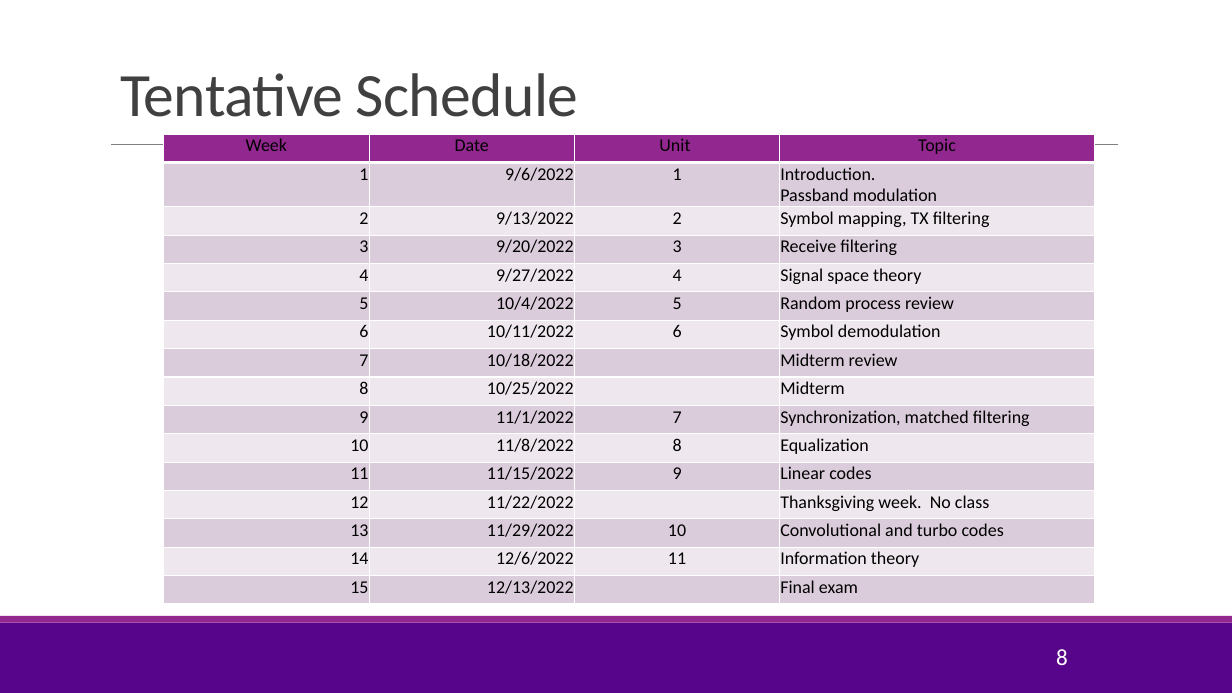
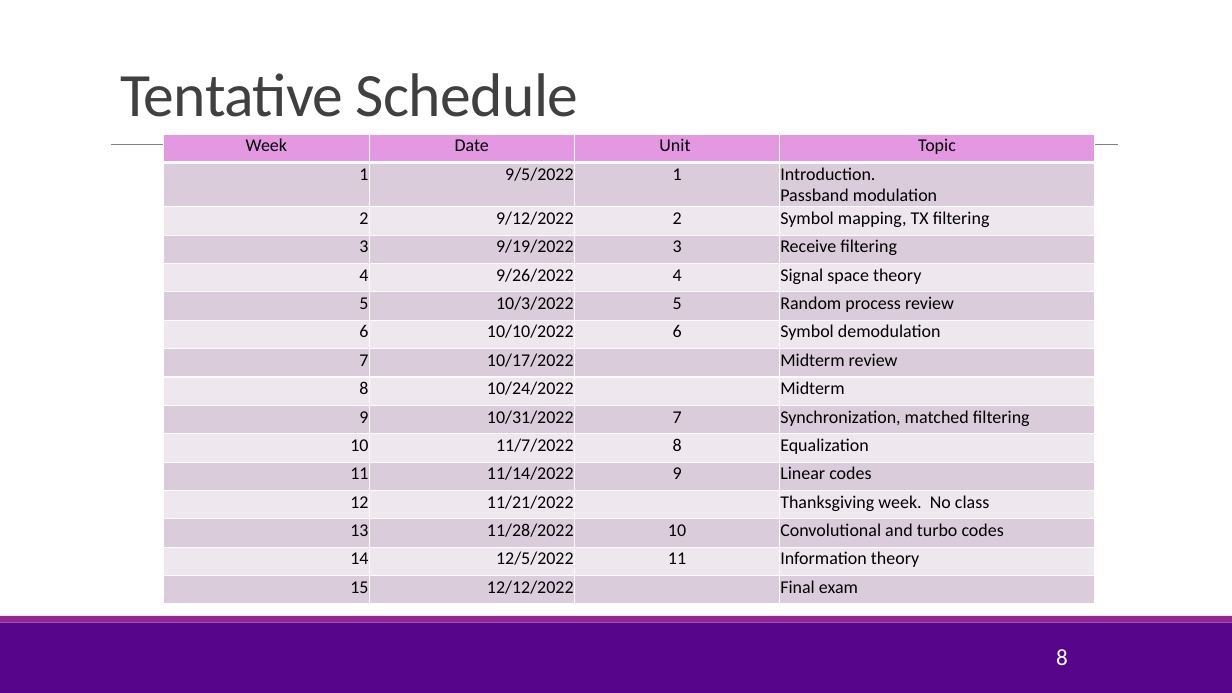
Before and after one commit to sdrangan/digitalcomm, a slide deck: slide 8 of Lectures/CourseAdmin.pptx. Drawn at 1232x693 pixels with LibreOffice and Linux fonts; fonts in the diff are those of the drawing; background and template pictures are left out. Boxes give left, top, right and bottom in pixels: in the first picture for what was removed or moved away, otherwise in the second. Text is boxed around its words. In the diff, an @@ line names an element or a change of style, - is before the commit and + after.

```diff
--- a/Lectures/CourseAdmin.pptx
+++ b/Lectures/CourseAdmin.pptx
@@ table at <box>164,134,1094,604</box> @@
-row 2, column 2: 9/6/2022
+row 2, column 2: 9/5/2022
-row 3, column 2: 9/13/2022
+row 3, column 2: 9/12/2022
-row 4, column 2: 9/20/2022
+row 4, column 2: 9/19/2022
-row 5, column 2: 9/27/2022
+row 5, column 2: 9/26/2022
-row 6, column 2: 10/4/2022
+row 6, column 2: 10/3/2022
-row 7, column 2: 10/11/2022
+row 7, column 2: 10/10/2022
-row 8, column 2: 10/18/2022
+row 8, column 2: 10/17/2022
-row 9, column 2: 10/25/2022
+row 9, column 2: 10/24/2022
-row 10, column 2: 11/1/2022
+row 10, column 2: 10/31/2022
-row 11, column 2: 11/8/2022
+row 11, column 2: 11/7/2022
-row 12, column 2: 11/15/2022
+row 12, column 2: 11/14/2022
-row 13, column 2: 11/22/2022
+row 13, column 2: 11/21/2022
-row 14, column 2: 11/29/2022
+row 14, column 2: 11/28/2022
-row 15, column 2: 12/6/2022
+row 15, column 2: 12/5/2022
-row 16, column 2: 12/13/2022
+row 16, column 2: 12/12/2022
@@ fill #92278F to #E498E1 in row 1 @@
```
Also in this commit, not shown: 2 other slides changed, 1 slide removed.
